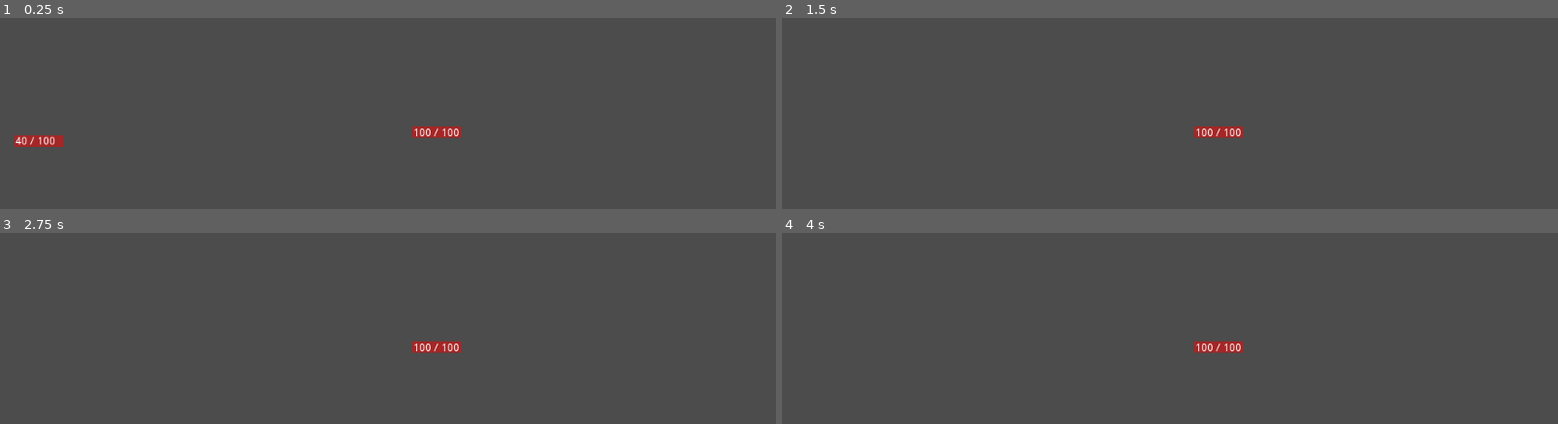
Above: before the commit, frames 1-4 (two rows, left to right).
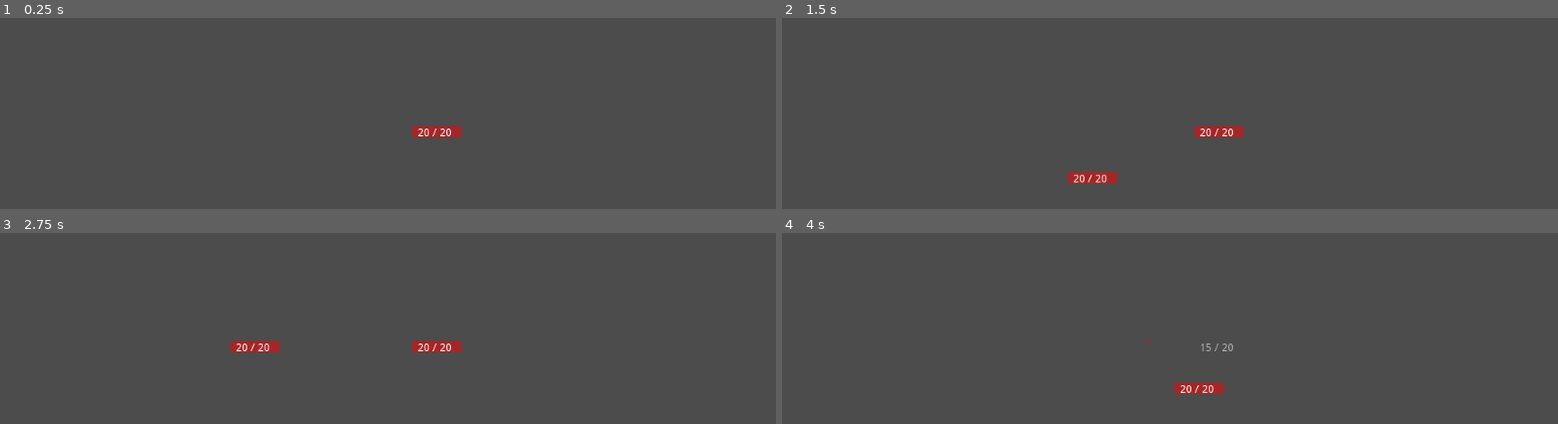
Above: after the commit, the same moments.

Repository: Galomortal47/Metroidvania
Game: Godot game, scene res://Test/Test.tscn
The game is run twice, just before and just after one commit, with the same random seed, the same clock (stepped at 60 frames per second) and the same inputs. The project has no main scene, so this scene is started directly. The engine's default icon, where the game draws it, is replaced by a stand-in: a white triangle on a blue panel in a dark square.
Inputs:
- Up to frame 1 (0.25 s): no input
- Up to frame 2 (1.5 s): tap Enter (ui_accept) at 0.5, 0.77 s; hold Right (ui_right) 0.53-1.28 s; hold C (ui_roll) 0.53-1.28 s; tap Z (ui_select) at 0.8, 1.35 s; hold Down (ui_down) from 1.28 s (still down)
- Up to frame 3 (2.75 s): tap Enter (ui_accept) at 1.52 s; tap C (ui_roll) at 1.55 s; release Down (ui_down) at 2.03 s; hold Right (ui_right) from 2.03 s (still down); hold C (ui_roll) from 2.03 s (still down); tap Z (ui_select) at 2.3 s
- Up to frame 4 (4 s): tap Enter (ui_accept) at 2.75, 3.02, 3.77 s; release Right (ui_right) at 2.78 s; release C (ui_roll) at 2.78 s; hold Up (ui_up) 2.78-3.53 s; tap Z (ui_select) at 2.85, 3.8 s; tap C (ui_roll) at 3.05 s; hold Left (ui_left) from 3.53 s (still down); hold C (ui_roll) from 3.53 s (still down)

The runs differ from the first frame. In frame 1, 0.5% of the frame differs, in the area x 1-60%, y 57-68%; in frame 2, 0.5%; in frame 3, 0.5%; in frame 4, 0.8%, in the area x 47-60%, y 54-85%.

Commit message:
changes

Diff:
--- a/Health.gd
+++ b/Health.gd
@@ -1,9 +1,9 @@
 extends Node2D
 
-var health_max = 100.0
-var health = 100.0
+var health_max = 20
+var health = 20
 var invicible= false
-var size = 100
+var size = 20
 
 #func _ready():
 #	$Health.play("health")
@@ -16,9 +16,10 @@
 	if invicible == false:
 		health -= damage
 #		$Health.advance(damage*100)
+		$Polygon2D.set_scale(Vector2(health/health_max,1))
 		$Label2.set_text(str(-damage))
 	invicible = true
-	get_node("Invicibility timer").play("invicible")
+	get_node("Invicibility timer").set_current_animation("invicible")
 
 func _on_Invicibility_timer_animation_finished(anim_name):
 	invicible = false
--- a/Scripts/Enemy.gd
+++ b/Scripts/Enemy.gd
@@ -5,8 +5,8 @@
 var speed = 200
 var gravity = 10
 var jump = 400
-export var damage = 10
-export var health = 40
+export var damage = 5
+export var health = 20
 
 func _ready():
 	$Health.health = health
--- /dev/null
+++ b/Scripts/Load_Minigame.gd
@@ -0,0 +1,24 @@
+extends Node2D
+
+# Declare member variables here. Examples:
+# var a = 2
+# var b = "text"
+var minigame = false
+
+# Called when the node enters the scene tree for the first time.
+func _ready():
+	pass # Replace with function body.
+
+# Called every frame. 'delta' is the elapsed time since the previous frame.
+func _process(delta):
+	if minigame:
+		if Input.is_action_just_pressed("ui_cancel"):
+			for i in range(0,3):
+				get_parent().get_node("Weapons").get_child(i).timer_aux = 0
+#	pass
+
+func load_minigame():
+	minigame = true
+
+func unload_minigame():
+	minigame = false
--- /dev/null
+++ b/Scripts/Menu Items.gd
@@ -0,0 +1,43 @@
+extends CanvasLayer
+
+func _process(delta):
+	if Input.is_action_pressed("ui_select"):
+		Engine.set_time_scale(0.1)
+		$"Menu Anim".set_current_animation("open")
+		if Input.is_action_pressed("ui_left"):
+			$Menu/icon_left.set_scale(Vector2(2,2))
+			get_parent().get_node("Weapons/Sword").enable = true
+			get_parent().get_node("Weapons/Gun").enable = false
+			get_parent().get_node("Weapons/Bomb").enable = false
+			get_parent().get_node("Weapons/Shotgun").enable = false
+		else:
+			$Menu/icon_left.set_scale(Vector2(1,1))
+		if Input.is_action_pressed("ui_right"):
+			$Menu/icon_right.set_scale(Vector2(2,2))
+			get_parent().get_node("Weapons/Gun").enable = true
+			get_parent().get_node("Weapons/Sword").enable = false
+			get_parent().get_node("Weapons/Bomb").enable = false
+			get_parent().get_node("Weapons/Shotgun").enable = false
+		else:
+			$Menu/icon_right.set_scale(Vector2(1,1))
+
+		if Input.is_action_pressed("ui_up"):
+			$Menu/icon_up.set_scale(Vector2(2,2))
+			get_parent().get_node("Weapons/Shotgun").enable = true
+			get_parent().get_node("Weapons/Gun").enable = false
+			get_parent().get_node("Weapons/Bomb").enable = false
+			get_parent().get_node("Weapons/Sword").enable = false
+		else:
+			$Menu/icon_up.set_scale(Vector2(1,1))
+
+		if Input.is_action_pressed("ui_down"):
+			$Menu/icon_down.set_scale(Vector2(2,2))
+			get_parent().get_node("Weapons/Bomb").enable = true
+			get_parent().get_node("Weapons/Gun").enable = false
+			get_parent().get_node("Weapons/Sword").enable = false
+			get_parent().get_node("Weapons/Shotgun").enable = false
+		else:
+			$Menu/icon_down.set_scale(Vector2(1,1))
+	else:
+		$Menu.set_scale(Vector2(0,0))
+		Engine.set_time_scale(1)
--- a/Scripts/Player.gd
+++ b/Scripts/Player.gd
@@ -10,7 +10,7 @@
 var jump_aux = 0.0
 var jump_timer = 0.15
 var air_speed = 8
-export var health = 100
+export var health = 20
 var roll = 400
 var roll_height = 200
 
@@ -33,7 +33,7 @@
 #	pass
 
 func roll():
-	if Input.is_action_pressed("ui_roll"):
+	if Input.is_action_pressed("ui_roll") and not ledge_detect():
 		$CollisionShape2D/Colision.set_current_animation("roll")
 		if Input.is_action_pressed("ui_right"):
 			if ground_detect():
--- a/Scripts/Shotgun.gd
+++ b/Scripts/Shotgun.gd
@@ -2,12 +2,20 @@
 
 export var weapon = ""
 var dir = 1
-export var speed = 500
-export var bullet_n = 10
-export var spreed = 20
+export var speed = 1000
+export var bullet_n = 1
+export var spreed = 0
+export var timer = 2.0
+export var gravity = 0
+export var damage = 1
+export var curve = 0
+var timer_aux = 0.0
+var enable = false
 
 func _process(delta):
-	shoot()
+	if enable:
+		shoot()
+	timer_aux -= delta
 #	pass
 
 func shoot():
@@ -19,10 +27,15 @@
 		dir = 3
 	elif Input.is_action_just_pressed("ui_down"):
 		dir = 4
-	if Input.is_action_just_pressed("ui_cancel"):
-		for i in range(1,bullet_n):
+	if Input.is_action_pressed("ui_cancel") and timer_aux < 0:
+		timer_aux = timer
+		for i in range(0,bullet_n):
 			var bullet =  load(weapon)
 			var bullet_instance = bullet.instance()
+			bullet_instance.speed = speed
+			bullet_instance.gravity = gravity
+			bullet_instance.damage = damage
+			bullet_instance.curve = curve
 			bullet_instance.set_position(get_global_position())
 			match (dir):
 				1:
@@ -33,4 +46,4 @@
 					bullet_instance.set_rotation_degrees(-90 +rand_range(-spreed,spreed))
 				4:
 					bullet_instance.set_rotation_degrees(90 +rand_range(-spreed,spreed))
-			get_parent().get_parent().add_child(bullet_instance)
+			get_tree().get_root().add_child(bullet_instance)
--- a/Scripts/bullet.gd
+++ b/Scripts/bullet.gd
@@ -3,12 +3,18 @@
 var damage = 10
 var motion = Vector2(0,0)
 var speed = 500
+var gravity = 0
+var curve = 500
+
+func _ready():
+	motion.y += curve
 
 func _process(delta):
 	attack()
 	var dir = Vector2(cos(get_rotation()), sin(get_rotation()))
 	set_position(get_position() + dir * (speed * delta))
-#	motion = move_and_slide(motion)
+	motion.y += gravity
+	motion = move_and_slide(motion)
 
 func attack():
 	if $bullet.is_colliding():
--- a/Scripts/damage.gd
+++ b/Scripts/damage.gd
@@ -1,21 +1,27 @@
 extends RayCast2D
 
-var damage = 10
+var damage = 1
+var enable = false
+export var timer = 2.0
+var timer_aux = 0.0
 
 func _process(delta):
-	attack()
+	if enable:
+		attack()
+	timer_aux -= delta
 
 func attack():
-	if Input.is_action_just_pressed("ui_left"):
-		set_cast_to(Vector2(-60,0))
-	elif Input.is_action_just_pressed("ui_right"):
-		set_cast_to(Vector2(60,0))
-	elif Input.is_action_just_pressed("ui_up"):
-		set_cast_to(Vector2(0,-60))
-	elif Input.is_action_just_pressed("ui_down"):
-		set_cast_to(Vector2(0,60))
-	if Input.is_action_just_pressed("ui_cancel"):
-		if is_colliding():
-			if get_collider().has_node("Health"):
-				get_collider().get_node("Health").health -= damage
-		$attack.play("attack")
+	if timer_aux < 0:
+		if Input.is_action_just_pressed("ui_left"):
+			set_cast_to(Vector2(-60,0))
+		elif Input.is_action_just_pressed("ui_right"):
+			set_cast_to(Vector2(60,0))
+		elif Input.is_action_just_pressed("ui_up"):
+			set_cast_to(Vector2(0,-60))
+		elif Input.is_action_just_pressed("ui_down"):
+			set_cast_to(Vector2(0,60))
+		if Input.is_action_just_pressed("ui_cancel"):
+			if is_colliding():
+				if get_collider().has_node("Health"):
+					get_collider().get_node("Health").health -= damage
+		timer_aux = timer
--- a/Test/Test.tscn
+++ b/Test/Test.tscn
@@ -1,9 +1,9 @@
-[gd_scene load_steps=15 format=2]
+[gd_scene load_steps=12 format=2]
 
-[ext_resource path="res://Scripts/Platform Sticker.gd" type="Script" id=1]
-[ext_resource path="res://assets/Player.tscn" type="PackedScene" id=2]
-[ext_resource path="res://Scripts/Enemy.gd" type="Script" id=3]
-[ext_resource path="res://assets/Health.tscn" type="PackedScene" id=4]
+[ext_resource path="res://assets/Platform.tscn" type="PackedScene" id=1]
+[ext_resource path="res://Scripts/Platform Sticker.gd" type="Script" id=2]
+[ext_resource path="res://assets/Player.tscn" type="PackedScene" id=3]
+[ext_resource path="res://assets/Enemy.tscn" type="PackedScene" id=4]
 
 [sub_resource type="RectangleShape2D" id=1]
 extents = Vector2( 946.495, 10 )
@@ -15,26 +15,6 @@
 
 [sub_resource type="RectangleShape2D" id=4]
 extents = Vector2( 37.9856, 10 )
-
-[sub_resource type="Animation" id=5]
-resource_name = "movment"
-length = 10.0
-loop = true
-tracks/0/type = "value"
-tracks/0/path = NodePath(".:position")
-tracks/0/interp = 1
-tracks/0/loop_wrap = true
-tracks/0/imported = false
-tracks/0/enabled = true
-tracks/0/keys = {
-"times": PoolRealArray( 0, 1, 4, 6, 9, 10 ),
-"transitions": PoolRealArray( 1, 1, 1, 1, 1, 1 ),
-"update": 0,
-"values": [ Vector2( 699.164, 355.398 ), Vector2( 699.164, 355.398 ), Vector2( 286.903, 355.398 ), Vector2( 286.903, 355.398 ), Vector2( 699.164, 355.398 ), Vector2( 699.164, 355.398 ) ]
-}
-
-[sub_resource type="RectangleShape2D" id=6]
-extents = Vector2( 59.9088, 85.4477 )
 
 [sub_resource type="Animation" id=8]
 resource_name = "Movment2"
@@ -70,15 +50,13 @@
 "values": [ Vector2( 699.164, 355.398 ), Vector2( 699.164, 355.398 ), Vector2( 286.903, 355.398 ), Vector2( 286.903, 355.398 ), Vector2( 699.164, 355.398 ), Vector2( 699.164, 355.398 ) ]
 }
 
-[sub_resource type="RectangleShape2D" id=9]
-extents = Vector2( 15, 30 )
-
-[sub_resource type="CircleShape2D" id=10]
-radius = 160.0
+[sub_resource type="RectangleShape2D" id=6]
+extents = Vector2( 59.9088, 85.4477 )
 
 [node name="Test" type="Node2D"]
 
 [node name="Ground" type="StaticBody2D" parent="."]
+editor/display_folded = true
 
 [node name="CollisionShape2D" type="CollisionShape2D" parent="Ground"]
 position = Vector2( 523, 589.798 )
@@ -112,26 +90,7 @@
 position = Vector2( -1154.88, 420.592 )
 shape = SubResource( 13 )
 
-[node name="Platform" type="KinematicBody2D" parent="."]
-editor/display_folded = true
-position = Vector2( 699.164, 355.398 )
-motion/sync_to_physics = true
-
-[node name="CollisionShape2D" type="CollisionShape2D" parent="Platform"]
-shape = SubResource( 4 )
-
-[node name="AnimationPlayer" type="AnimationPlayer" parent="Platform"]
-autoplay = "movment"
-anims/movment = SubResource( 5 )
-
-[node name="Platform Sticker" type="Area2D" parent="Platform"]
-collision_layer = 2
-collision_mask = 2
-script = ExtResource( 1 )
-
-[node name="Sticker" type="CollisionShape2D" parent="Platform/Platform Sticker"]
-position = Vector2( 0, -76 )
-shape = SubResource( 6 )
+[node name="Platform" parent="." instance=ExtResource( 1 )]
 
 [node name="Platform2" type="KinematicBody2D" parent="."]
 editor/display_folded = true
@@ -149,49 +108,15 @@
 [node name="Platform Sticker" type="Area2D" parent="Platform2"]
 collision_layer = 2
 collision_mask = 2
-script = ExtResource( 1 )
+script = ExtResource( 2 )
 
 [node name="Sticker" type="CollisionShape2D" parent="Platform2/Platform Sticker"]
 position = Vector2( 0, -76 )
 shape = SubResource( 6 )
 
-[node name="Player" parent="." instance=ExtResource( 2 )]
+[node name="Player" parent="." instance=ExtResource( 3 )]
 
-[node name="Enemy" type="KinematicBody2D" parent="."]
-editor/display_folded = true
-position = Vector2( 0, 542.642 )
-collision_layer = 5
-collision_mask = 5
-script = ExtResource( 3 )
+[node name="Enemy" parent="." instance=ExtResource( 4 )]
 
-[node name="CollisionShape2D" type="CollisionShape2D" parent="Enemy"]
-shape = SubResource( 9 )
-
-[node name="Area2D" type="Area2D" parent="Enemy"]
-collision_layer = 2
-collision_mask = 2
-
-[node name="CollisionShape2D" type="CollisionShape2D" parent="Enemy/Area2D"]
-shape = SubResource( 10 )
-
-[node name="Vision" type="RayCast2D" parent="Enemy"]
-enabled = true
-cast_to = Vector2( 0, 500 )
-
-[node name="Damage" type="RayCast2D" parent="Enemy"]
-enabled = true
-cast_to = Vector2( 60, 0 )
-collision_mask = 2
-
-[node name="Ground_Detect" type="RayCast2D" parent="Enemy"]
-position = Vector2( -1.05264, 0 )
-cast_to = Vector2( 0, 31 )
-
-[node name="Health" parent="Enemy" instance=ExtResource( 4 )]
-
-[connection signal="body_shape_entered" from="Platform/Platform Sticker" to="Platform/Platform Sticker" method="_on_Platform_Sticker_body_shape_entered"]
-[connection signal="body_shape_exited" from="Platform/Platform Sticker" to="Platform/Platform Sticker" method="_on_Platform_Sticker_body_shape_exited"]
 [connection signal="body_shape_entered" from="Platform2/Platform Sticker" to="Platform2/Platform Sticker" method="_on_Platform_Sticker_body_shape_entered"]
 [connection signal="body_shape_exited" from="Platform2/Platform Sticker" to="Platform2/Platform Sticker" method="_on_Platform_Sticker_body_shape_exited"]
-[connection signal="body_shape_entered" from="Enemy/Area2D" to="Enemy" method="_on_Area2D_body_shape_entered"]
-[connection signal="body_shape_exited" from="Enemy/Area2D" to="Enemy" method="_on_Area2D_body_shape_exited"]
--- /dev/null
+++ b/assets/Enemy.tscn
@@ -0,0 +1,49 @@
+[gd_scene load_steps=6 format=2]
+
+[ext_resource path="res://Scripts/Enemy.gd" type="Script" id=1]
+[ext_resource path="res://assets/Health.tscn" type="PackedScene" id=2]
+[ext_resource path="res://Health.gd" type="Script" id=3]
+
+[sub_resource type="RectangleShape2D" id=9]
+extents = Vector2( 15, 30 )
+
+[sub_resource type="CircleShape2D" id=10]
+radius = 350.0
+
+[node name="Enemy" type="KinematicBody2D"]
+editor/display_folded = true
+position = Vector2( 0, 542.642 )
+collision_layer = 5
+collision_mask = 5
+script = ExtResource( 1 )
+
+[node name="CollisionShape2D" type="CollisionShape2D" parent="."]
+shape = SubResource( 9 )
+
+[node name="Area2D" type="Area2D" parent="."]
+collision_layer = 2
+collision_mask = 2
+
+[node name="CollisionShape2D" type="CollisionShape2D" parent="Area2D"]
+visible = false
+shape = SubResource( 10 )
+
+[node name="Vision" type="RayCast2D" parent="."]
+visible = false
+enabled = true
+cast_to = Vector2( 0, 1000 )
+
+[node name="Damage" type="RayCast2D" parent="."]
+enabled = true
+cast_to = Vector2( 60, 0 )
+collision_mask = 2
+
+[node name="Ground_Detect" type="RayCast2D" parent="."]
+position = Vector2( -1.05264, 0 )
+cast_to = Vector2( 0, 31 )
+
+[node name="Health" type="Node2D" parent="." instance=ExtResource( 2 )]
+script = ExtResource( 3 )
+
+[connection signal="body_shape_entered" from="Area2D" to="." method="_on_Area2D_body_shape_entered"]
+[connection signal="body_shape_exited" from="Area2D" to="." method="_on_Area2D_body_shape_exited"]
--- a/assets/Health.tscn
+++ b/assets/Health.tscn
@@ -66,14 +66,14 @@
 polygon = PoolVector2Array( 65, 15, 0, 15, 0, 0, 65, 0 )
 
 [node name="Label" type="Label" parent="."]
-margin_left = 32.5748
+margin_left = 38.7219
 margin_top = -40.7827
-margin_right = 93.5748
+margin_right = 99.7219
 margin_bottom = -26.7827
-text = "100 / 100"
+text = "20 / 20"
 
 [node name="Invicibility timer" type="AnimationPlayer" parent="."]
-anims/invicible = SubResource( 1 )
+anims/invicible = SubResource( 3 )
 
 [node name="Health" type="AnimationPlayer" parent="."]
 anims/health = SubResource( 2 )
--- /dev/null
+++ b/assets/Platform.tscn
@@ -0,0 +1,50 @@
+[gd_scene load_steps=5 format=2]
+
+[ext_resource path="res://Scripts/Platform Sticker.gd" type="Script" id=1]
+
+[sub_resource type="RectangleShape2D" id=4]
+extents = Vector2( 37.9856, 10 )
+
+[sub_resource type="Animation" id=5]
+resource_name = "movment"
+length = 10.0
+loop = true
+tracks/0/type = "value"
+tracks/0/path = NodePath(".:position")
+tracks/0/interp = 1
+tracks/0/loop_wrap = true
+tracks/0/imported = false
+tracks/0/enabled = true
+tracks/0/keys = {
+"times": PoolRealArray( 0, 1, 4, 6, 9, 10 ),
+"transitions": PoolRealArray( 1, 1, 1, 1, 1, 1 ),
+"update": 0,
+"values": [ Vector2( 699.164, 355.398 ), Vector2( 699.164, 355.398 ), Vector2( 286.903, 355.398 ), Vector2( 286.903, 355.398 ), Vector2( 699.164, 355.398 ), Vector2( 699.164, 355.398 ) ]
+}
+
+[sub_resource type="RectangleShape2D" id=6]
+extents = Vector2( 59.9088, 85.4477 )
+
+[node name="Platform" type="KinematicBody2D"]
+editor/display_folded = true
+position = Vector2( 699.164, 355.398 )
+motion/sync_to_physics = true
+
+[node name="CollisionShape2D" type="CollisionShape2D" parent="."]
+shape = SubResource( 4 )
+
+[node name="AnimationPlayer" type="AnimationPlayer" parent="."]
+autoplay = "movment"
+anims/movment = SubResource( 5 )
+
+[node name="Platform Sticker" type="Area2D" parent="."]
+collision_layer = 2
+collision_mask = 2
+script = ExtResource( 1 )
+
+[node name="Sticker" type="CollisionShape2D" parent="Platform Sticker"]
+position = Vector2( 0, -76 )
+shape = SubResource( 6 )
+
+[connection signal="body_shape_entered" from="Platform Sticker" to="Platform Sticker" method="_on_Platform_Sticker_body_shape_entered"]
+[connection signal="body_shape_exited" from="Platform Sticker" to="Platform Sticker" method="_on_Platform_Sticker_body_shape_exited"]
--- a/assets/Player.tscn
+++ b/assets/Player.tscn
@@ -1,9 +1,12 @@
-[gd_scene load_steps=9 format=2]
+[gd_scene load_steps=16 format=2]
 
 [ext_resource path="res://Scripts/Player.gd" type="Script" id=1]
 [ext_resource path="res://assets/Health.tscn" type="PackedScene" id=2]
 [ext_resource path="res://Scripts/damage.gd" type="Script" id=3]
 [ext_resource path="res://Scripts/Shotgun.gd" type="Script" id=4]
+[ext_resource path="res://Scripts/Menu Items.gd" type="Script" id=5]
+[ext_resource path="res://icon.png" type="Texture" id=6]
+[ext_resource path="res://Scripts/Load_Minigame.gd" type="Script" id=7]
 
 [sub_resource type="RectangleShape2D" id=1]
 extents = Vector2( 15, 30 )
@@ -86,28 +89,156 @@
 "values": [ Vector2( 25, 15 ), Vector2( 25, 15 ), Vector2( 15, 30 ) ]
 }
 
-[sub_resource type="Animation" id=4]
-resource_name = "attack"
-tracks/0/type = "value"
-tracks/0/path = NodePath(".:enabled")
-tracks/0/interp = 1
-tracks/0/loop_wrap = true
-tracks/0/imported = false
-tracks/0/enabled = true
-tracks/0/keys = {
-"times": PoolRealArray( 0, 0.1, 1 ),
-"transitions": PoolRealArray( 1, 1, 1 ),
-"update": 1,
-"values": [ false, true, false ]
+[sub_resource type="Animation" id=6]
+resource_name = "close"
+tracks/0/type = "value"
+tracks/0/path = NodePath("Menu:scale")
+tracks/0/interp = 1
+tracks/0/loop_wrap = true
+tracks/0/imported = false
+tracks/0/enabled = true
+tracks/0/keys = {
+"times": PoolRealArray( 0, 0.5 ),
+"transitions": PoolRealArray( 1, 1 ),
+"update": 0,
+"values": [ Vector2( 1, 1 ), Vector2( 1e-005, 1e-005 ) ]
+}
+tracks/1/type = "value"
+tracks/1/path = NodePath("Menu:modulate")
+tracks/1/interp = 1
+tracks/1/loop_wrap = true
+tracks/1/imported = false
+tracks/1/enabled = true
+tracks/1/keys = {
+"times": PoolRealArray( 0, 0.5 ),
+"transitions": PoolRealArray( 1, 1 ),
+"update": 0,
+"values": [ Color( 1, 1, 1, 1 ), Color( 1, 1, 1, 0 ) ]
+}
+
+[sub_resource type="Animation" id=7]
+resource_name = "closed"
+tracks/0/type = "value"
+tracks/0/path = NodePath("Menu:scale")
+tracks/0/interp = 1
+tracks/0/loop_wrap = true
+tracks/0/imported = false
+tracks/0/enabled = true
+tracks/0/keys = {
+"times": PoolRealArray( 0 ),
+"transitions": PoolRealArray( 1 ),
+"update": 0,
+"values": [ Vector2( 1e-005, 1e-005 ) ]
+}
+tracks/1/type = "value"
+tracks/1/path = NodePath("Menu:modulate")
+tracks/1/interp = 1
+tracks/1/loop_wrap = true
+tracks/1/imported = false
+tracks/1/enabled = true
+tracks/1/keys = {
+"times": PoolRealArray( 0 ),
+"transitions": PoolRealArray( 1 ),
+"update": 0,
+"values": [ Color( 1, 1, 1, 0 ) ]
+}
+
+[sub_resource type="Animation" id=5]
+resource_name = "open"
+length = 99999.0
+tracks/0/type = "value"
+tracks/0/path = NodePath("Menu:scale")
+tracks/0/interp = 1
+tracks/0/loop_wrap = true
+tracks/0/imported = false
+tracks/0/enabled = true
+tracks/0/keys = {
+"times": PoolRealArray( 0, 0.1 ),
+"transitions": PoolRealArray( 1, 1 ),
+"update": 0,
+"values": [ Vector2( 1e-005, 1e-005 ), Vector2( 1, 1 ) ]
+}
+tracks/1/type = "value"
+tracks/1/path = NodePath("Menu:modulate")
+tracks/1/interp = 1
+tracks/1/loop_wrap = true
+tracks/1/imported = false
+tracks/1/enabled = true
+tracks/1/keys = {
+"times": PoolRealArray( -0.1, 0 ),
+"transitions": PoolRealArray( 1, 1 ),
+"update": 0,
+"values": [ Color( 1, 1, 1, 0 ), Color( 1, 1, 1, 1 ) ]
+}
+
+[sub_resource type="Animation" id=8]
+resource_name = "opened"
+tracks/0/type = "value"
+tracks/0/path = NodePath("Menu:scale")
+tracks/0/interp = 1
+tracks/0/loop_wrap = true
+tracks/0/imported = false
+tracks/0/enabled = true
+tracks/0/keys = {
+"times": PoolRealArray( 0 ),
+"transitions": PoolRealArray( 1 ),
+"update": 0,
+"values": [ Vector2( 1, 1 ) ]
+}
+tracks/1/type = "value"
+tracks/1/path = NodePath("Menu:modulate")
+tracks/1/interp = 1
+tracks/1/loop_wrap = true
+tracks/1/imported = false
+tracks/1/enabled = true
+tracks/1/keys = {
+"times": PoolRealArray( 0 ),
+"transitions": PoolRealArray( 1 ),
+"update": 0,
+"values": [ Color( 1, 1, 1, 1 ) ]
+}
+
+[sub_resource type="Animation" id=9]
+resource_name = "Load"
+loop = true
+tracks/0/type = "value"
+tracks/0/path = NodePath("Line2D3:position")
+tracks/0/interp = 1
+tracks/0/loop_wrap = true
+tracks/0/imported = false
+tracks/0/enabled = true
+tracks/0/keys = {
+"times": PoolRealArray( 0, 1 ),
+"transitions": PoolRealArray( 1, 1 ),
+"update": 0,
+"values": [ Vector2( 3.95837, -61.2451 ), Vector2( 100.934, -61.2451 ) ]
+}
+tracks/1/type = "method"
+tracks/1/path = NodePath(".")
+tracks/1/interp = 1
+tracks/1/loop_wrap = true
+tracks/1/imported = false
+tracks/1/enabled = true
+tracks/1/keys = {
+"times": PoolRealArray( 0.4, 0.6 ),
+"transitions": PoolRealArray( 1, 1 ),
+"values": [ {
+"args": [  ],
+"method": "load_minigame"
+}, {
+"args": [  ],
+"method": "unload_minigame"
+} ]
 }
 
 [node name="Player" type="KinematicBody2D" groups=[
 "player",
 ]]
-position = Vector2( 525.104, 518.302 )
 collision_layer = 3
 collision_mask = 3
 script = ExtResource( 1 )
+
+[node name="Health" parent="." instance=ExtResource( 2 )]
 
 [node name="CollisionShape2D" type="CollisionShape2D" parent="."]
 shape = SubResource( 1 )
@@ -146,16 +277,90 @@
 enabled = true
 cast_to = Vector2( -20, 0 )
 
-[node name="Health" parent="." instance=ExtResource( 2 )]
-
-[node name="Sword" type="RayCast2D" parent="."]
-editor/display_folded = true
+[node name="Weapons" type="Node2D" parent="."]
+
+[node name="Sword" type="RayCast2D" parent="Weapons"]
 cast_to = Vector2( 60, 0 )
 script = ExtResource( 3 )
 
-[node name="attack" type="AnimationPlayer" parent="Sword"]
-anims/attack = SubResource( 4 )
-
-[node name="Gun" type="Node2D" parent="."]
+[node name="Gun" type="Node2D" parent="Weapons"]
 script = ExtResource( 4 )
 weapon = "res://assets/Bullet.tscn"
+spreed = 1
+timer = 0.2
+damage = 3
+
+[node name="Shotgun" type="Node2D" parent="Weapons"]
+script = ExtResource( 4 )
+weapon = "res://assets/Bullet.tscn"
+bullet_n = 15
+spreed = 20
+
+[node name="Bomb" type="Node2D" parent="Weapons"]
+script = ExtResource( 4 )
+weapon = "res://assets/Bullet.tscn"
+speed = 400
+spreed = 20
+timer = 0.5
+gravity = 25
+damage = 10
+curve = -600
+
+[node name="Menu Items" type="CanvasLayer" parent="."]
+editor/display_folded = true
+script = ExtResource( 5 )
+
+[node name="Menu" type="Node2D" parent="Menu Items"]
+position = Vector2( 512, 420 )
+
+[node name="icon_down" type="Sprite" parent="Menu Items/Menu"]
+position = Vector2( 0, 120 )
+texture = ExtResource( 6 )
+
+[node name="icon_up" type="Sprite" parent="Menu Items/Menu"]
+position = Vector2( 0, -120 )
+texture = ExtResource( 6 )
+
+[node name="icon_right" type="Sprite" parent="Menu Items/Menu"]
+position = Vector2( 120, 0 )
+texture = ExtResource( 6 )
+
+[node name="icon_left" type="Sprite" parent="Menu Items/Menu"]
+position = Vector2( -120, 0 )
+texture = ExtResource( 6 )
+
+[node name="Menu Anim" type="AnimationPlayer" parent="Menu Items"]
+anims/close = SubResource( 6 )
+anims/closed = SubResource( 7 )
+anims/open = SubResource( 5 )
+anims/opened = SubResource( 8 )
+next/close = "closed"
+next/open = "opened"
+
+[node name="Load_Minigame" type="Node2D" parent="."]
+visible = false
+script = ExtResource( 7 )
+
+[node name="Line2D" type="Line2D" parent="Load_Minigame"]
+position = Vector2( 2.64075, -51.4948 )
+points = PoolVector2Array( 0, 0, 100, 0 )
+width = 5.0
+default_color = Color( 0, 0, 0, 0.501961 )
+texture_mode = 0
+
+[node name="Line2D2" type="Line2D" parent="Load_Minigame"]
+position = Vector2( 51.392, -56.7652 )
+points = PoolVector2Array( 0, 0, 0, 10 )
+default_color = Color( 1, 1, 1, 0.501961 )
+texture_mode = 0
+
+[node name="Line2D3" type="Line2D" parent="Load_Minigame"]
+position = Vector2( 42.7485, -61.2451 )
+points = PoolVector2Array( 0, 0, 0, 20 )
+width = 3.0
+default_color = Color( 1, 1, 1, 1 )
+texture_mode = 0
+
+[node name="Minigame" type="AnimationPlayer" parent="Load_Minigame"]
+autoplay = "Load"
+anims/Load = SubResource( 9 )
Not shown: 1 places in assets/Health.tscn that only renumber resources
